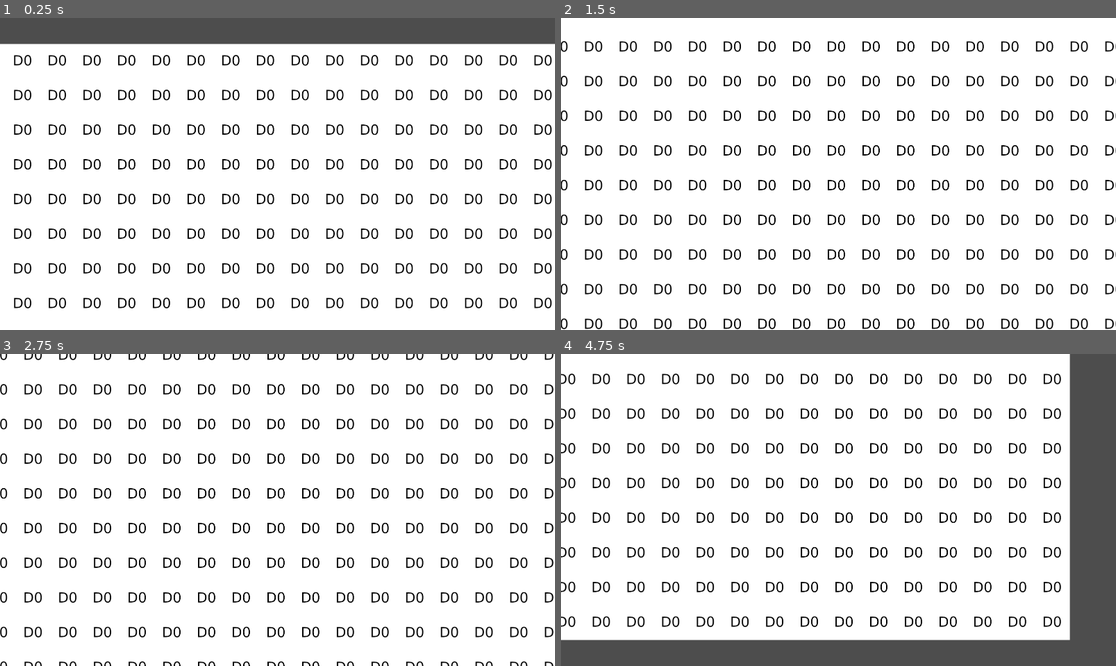
Above: before the commit, frames 1-4 (two rows, left to right).
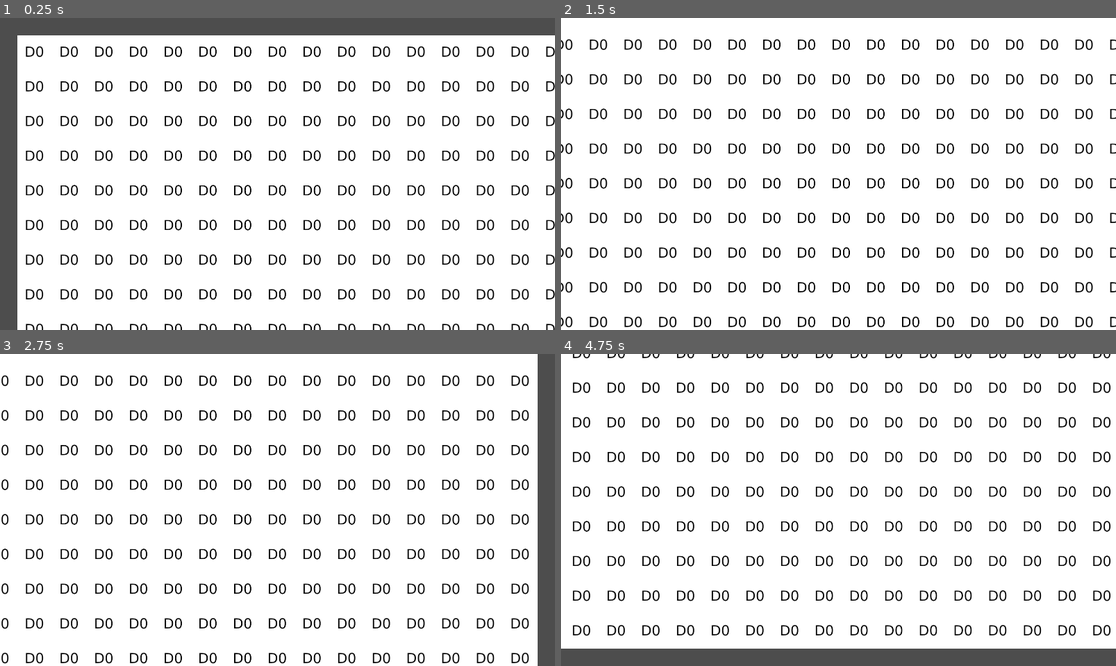
Above: after the commit, the same moments.

Repository: jokutdavid/windymob
Game: Godot game, scene res://Main.tscn
Same seed, same stepped clock (60 frames per second), same inputs: the game is played once before the commit and once after it.
Inputs (mouse positions are in pixels of both pictures, inside the frame that each line leads up to):
- Up to frame 1 (0.25 s): no input
- Up to frame 2 (1.5 s): tap Enter at 0.5 s; move the mouse to (960, 158) at 0.52 s; hold Right (ui_right) 0.53-1.25 s; click (960, 158) at 0.67 s; drag from (727, 189) to (588, 42) at 1.27 s
- Up to frame 3 (2.75 s): move the mouse to (333, 441) at 2.02 s; hold Right (ui_right) from 2.03 s (still down); click (333, 441) at 2.17 s
- Up to frame 4 (4.75 s): release Right (ui_right) at 2.75 s; drag from (810, 572) to (577, 407) at 2.77 s; move the mouse to (1005, 556) at 3.52 s; hold Left (ui_left) 3.53-4.25 s; click (1005, 556) at 3.67 s; drag from (672, 463) to (561, 432) at 4.27 s

The runs differ from the first frame. In frame 1, 19% of the frame differs, in the area x 0-100%, y 5-100%; in frame 2, 13%; in frame 3, 16%; in frame 4, 23%, in the area x 0-100%, y 0-95%.

Commit message:
Improves camera controls and viewport bounds
Increases camera scroll speed for better navigation.

Adds a buffer to the viewport bounds calculation to prevent
the viewport from exiting the visible game area.

Updates the zoom functionality to be smoother, and corrects camera
movement based on the current zoom level.

Sets the `row_cols` value in the main scene for defining the
games width and height.

Diff:
--- a/Main.tscn
+++ b/Main.tscn
@@ -6,6 +6,7 @@
 
 [node name="Main" type="Node2D"]
 script = ExtResource("1_r0du0")
+row_cols = Vector2i(24, 16)
 
 [node name="Game" type="Node2D" parent="."]
 
@@ -17,5 +18,7 @@
 script = ExtResource("1_uu6xs")
 
 [node name="Camera2D" type="Camera2D" parent="."]
-position = Vector2(1061, 319)
+visible = false
+position_smoothing_enabled = true
+position_smoothing_speed = 30.0
 script = ExtResource("3_h2yge")
--- a/main.gd
+++ b/main.gd
@@ -1,3 +1,8 @@
 extends Node2D
 
-var row_cols = Vector2(30, 15)
+@export var row_cols = Vector2i.ZERO
+
+func _process(delta):
+	if delta > 1.0 / 50:
+		print(str(delta) + ":" + str(1.0 / 50))
+		print("Sub 50 fps")
--- a/scripts/camera_2d.gd
+++ b/scripts/camera_2d.gd
@@ -1,6 +1,6 @@
 extends Camera2D
 
-var scroll_speed = 400  # pixels per second
+var scroll_speed = 800  # pixels per second
 
 var drag_pos = Vector2.ZERO
 var dragging: bool
@@ -22,7 +22,7 @@
 		input_vector.y -= 1
 
 	input_vector = input_vector.normalized() # noramlises the values, and applies them to position
-	new_pos += input_vector * scroll_speed * delta
+	new_pos += input_vector * scroll_speed * delta / zoom.x
 
 	var mouse_pos = get_viewport().get_mouse_position() # gets the mouse position in the viewport
 
@@ -40,16 +40,16 @@
 
 
 
-	#at the end of frame makes sure that the viewport doesn't exit the usable frame
-	print(get_viewport().size.x / 12)
-	position.x = max(get_viewport().size.x / zoom.x / 2 - get_viewport().size.x / zoom.x / 12, min(new_pos.x, Main.row_cols.x * 120 - get_viewport().size.x / 2 / zoom.x + get_viewport().size.x / 12 / zoom.x))
-	position.y = max(get_viewport().size.y / zoom.y / 2 - get_viewport().size.y / zoom.y / 12, min(new_pos.y, Main.row_cols.y * 120 - get_viewport().size.y / 2 / zoom.y + get_viewport().size.y / 12 / zoom.y))
+	#at the end of frame makes sure that the viewport doesn't exit the usable frame using a buffer
+	var buffer = get_viewport().size.x / zoom.x / 32
+	position.x = max(get_viewport().size.x / zoom.x / 2 - buffer, min(new_pos.x, Main.row_cols.x * 120 - get_viewport().size.x / 2 / zoom.x + buffer))
+	position.y = max(get_viewport().size.y / zoom.y / 2 - buffer, min(new_pos.y, Main.row_cols.y * 120 - get_viewport().size.y / 2 / zoom.y + buffer))
 
 
 
 func _input(event):
 	var changed_zoom = zoom
-	if event is InputEventMouseButton:
+	if event is InputEventMouseButton: #changes zoom based on scroll
 		if event.button_index == MOUSE_BUTTON_WHEEL_UP:
 			changed_zoom = changed_zoom * 1.1
 		elif event.button_index == MOUSE_BUTTON_WHEEL_DOWN:
